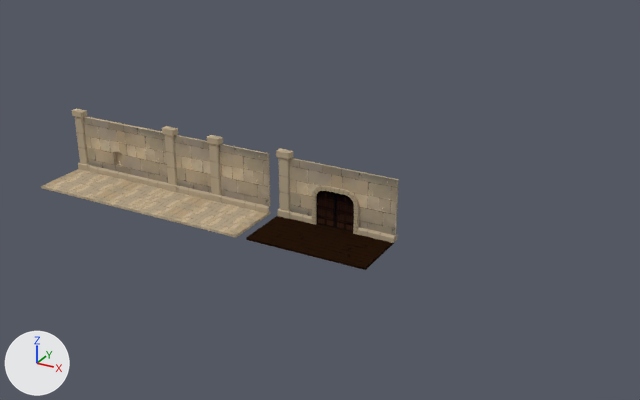
The Blender file Floor Varian 1/1. File/1_environment_bp.blend: old version first, new version second.
Camera for both pictures: a 50 mm lens placed at (29.0, -55.8, 29.9), pointed at (-0.5, -2.2, 3.1). Lighting does not change. The marker at lower left points along +X, +Y and +Z.

Objects in the first picture: 'Floor.001', 'Floor.002', 'Floor.003', 'Floor.004', 'Floor.005', 'Floor.006', 'Floor.007', 'Floor.008', 'Floor.009', 'Floor.010', 'Floor.011', 'Floor.012', 'Plane'.
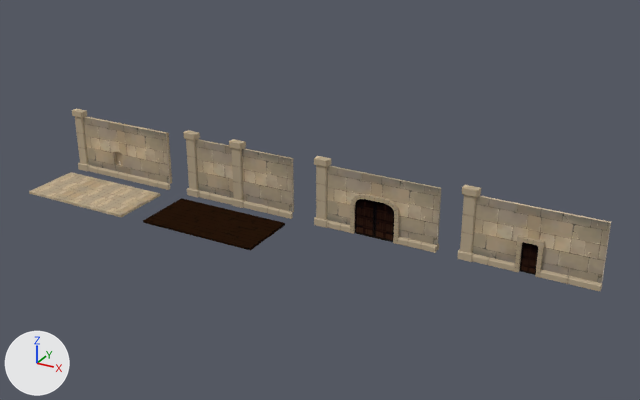
Patch to the scene script:
```diff
--- a/Floor Varian 1/1. File/1_environment_bp.blend.py
+++ b/Floor Varian 1/1. File/1_environment_bp.blend.py
@@ me_plane_001 @@
 # used by ob_plane; location = (0.13, -0.71, 1.63); rotation_euler = (1.571, 0.0, 0.0), in degrees (90, 0, 0)
 # verts and faces of me_plane_001; kept vertices keep their numbers, new ones are numbered from 44
-me_plane_001.from_pydata(...)  # 44 vertices, 26 faces; spans x -1.65..1.65, y -1.37..1.74, z 0.0..0.07
+me_plane_001.from_pydata(...)  # 134 vertices, 120 faces; spans x 0.0..1.64, y -1.16..1.94, z -0.04..0.06
+# me_plane_001 part 1: the loose piece of 22 vertices spanning x -1.65..-0.01, y -1.37..1.74, z 0.0..0.07 is moved by (1.65, 0.2, -0.04)
+# me_plane_001 part 2
+delete_vertices([1, 3, 4, 7, 8, 11, *range(20, 28), *range(36, 44)])  # with the faces that use them
+# me_plane_001 part 3: the surface is now shaded smooth
 me_plane_001.materials.append(mat_1_environment)
@@ ob_floor_001 @@
 ob_floor_001 = bpy.data.objects.new('Floor.001', me_cube_003)
-ob_floor_001.location = (-10.95, -2.99, 0.0)
+ob_floor_001.location = (-21.03, -4.35, 0.0)
@@ ob_floor_002 @@
 ob_floor_002 = bpy.data.objects.new('Floor.002', me_cube_001)
-ob_floor_002.location = (0.0, -2.93, 0.0)
+ob_floor_002.location = (-8.81, -4.29, 0.0)
 ob_floor_002.rotation_euler = (0.0, 0.0, 3.142)  # degrees (0, 0, 180)
@@ ob_floor_012 @@
-ob_floor_012 = bpy.data.objects.new('Floor.012', me_cube_004)
@@ ob_floor_009 @@
 ob_floor_009 = bpy.data.objects.new('Floor.009', me_cube_002)
-ob_floor_009.location = (-10.95, -0.68, 2.8)
+ob_floor_009.location = (-8.76, -0.68, 2.8)
 ob_floor_009.rotation_euler = (1.571, 0.0, 0.0)  # degrees (90, 0, 0)
@@ ob_floor_003 @@
 ob_floor_003 = bpy.data.objects.new('Floor.003', me_cube_006)
-ob_floor_003.location = (-10.95, -0.68, 2.8)
+ob_floor_003.location = (-8.76, -0.68, 2.8)
 ob_floor_003.rotation_euler = (1.571, 0.0, 0.0)  # degrees (90, 0, 0)
@@ ob_floor_004 @@
 ob_floor_004 = bpy.data.objects.new('Floor.004', me_cube_007)
-ob_floor_004.location = (-10.95, -0.68, 2.78)
+ob_floor_004.location = (-8.76, -0.68, 2.78)
 ob_floor_004.rotation_euler = (1.571, 0.0, 0.0)  # degrees (90, 0, 0)
@@ ob_floor_006 @@
 ob_floor_006 = bpy.data.objects.new('Floor.006', me_cube_009)
-ob_floor_006.location = (0.13, -0.68, 2.8)
+ob_floor_006.location = (3.47, -0.68, 2.8)
 ob_floor_006.rotation_euler = (1.571, 0.0, 0.0)  # degrees (90, 0, 0)
@@ ob_floor_008 @@
 ob_floor_008 = bpy.data.objects.new('Floor.008', me_cube_010)
-ob_floor_008.location = (0.13, -0.59, 2.8)
+ob_floor_008.location = (3.47, -0.59, 2.8)
 ob_floor_008.rotation_euler = (1.571, 0.0, 0.0)  # degrees (90, 0, 0)
@@ ob_floor_011 @@
 ob_floor_011 = bpy.data.objects.new('Floor.011', me_cube_012)
-ob_floor_011.location = (0.13, -0.68, 2.78)
+ob_floor_011.location = (3.47, -0.68, 2.78)
 ob_floor_011.rotation_euler = (1.571, 0.0, 0.0)  # degrees (90, 0, 0)
@@ ob_cube_003 @@
+ob_cube_003 = bpy.data.objects.new('Cube.003', me_cube_037)  # 20 vertices, 12 faces; spans x 0.47..0.924, y 0.202..0.765, z 1.265..1.735; modifiers MIRROR
+ob_cube_003.location = (15.31, -1.16, 1.28)
@@ ob_cube_001 @@
+ob_cube_001 = bpy.data.objects.new('Cube.001', me_cube_018)  # 42 vertices, 37 faces; spans x -0.9..0.0, y 0.23..0.73, z -1.0..1.7; modifiers MIRROR
+ob_cube_001.location = (15.31, -1.16, 1.28)
@@ ob_cube @@
+ob_cube = bpy.data.objects.new('Cube', me_cube_016)  # 120 vertices, 113 faces; spans x -1.2..0.0, y -0.12..0.1, z -1.2..1.2
+ob_cube.location = (15.91, -0.59, 1.48)
@@ ob_floor_015 @@
+ob_floor_015 = bpy.data.objects.new('Floor.015', me_cube_012.copy())  # the mesh of ob_floor_011; modifiers ARRAY
+ob_floor_015.location = (15.31, -0.68, 2.78)
+ob_floor_015.rotation_euler = (1.571, 0.0, 0.0)  # degrees (90, 0, 0)
@@ ob_floor_014 @@
+ob_floor_014 = bpy.data.objects.new('Floor.014', me_cube_014)  # 24 vertices, 19 faces; spans x -5.02..5.02, y -2.01..2.5, z -0.19..0.01
+ob_floor_014.location = (15.31, -0.68, 2.8)
+ob_floor_014.rotation_euler = (1.571, 0.0, 0.0)  # degrees (90, 0, 0)
@@ ob_floor_013 @@
+ob_floor_013 = bpy.data.objects.new('Floor.013', me_cube_013)  # 20 vertices, 12 faces; spans x -5.02..5.02, y -2.5..-1.97, z 0.01..0.24; modifiers MIRROR
+ob_floor_013.location = (15.31, -0.68, 2.8)
+ob_floor_013.rotation_euler = (1.571, 0.0, 0.0)  # degrees (90, 0, 0)
@@ ob_plane_001 @@
+ob_plane_001 = bpy.data.objects.new('Plane.001', me_plane_002)  # 134 vertices, 120 faces; spans x -1.65..0.0, y -1.16..1.94, z -0.04..0.06
+ob_plane_001.location = (5.12, -0.74, 1.43)
+ob_plane_001.rotation_euler = (1.571, 0.0, 0.0)  # degrees (90, 0, 0)
```

Where the change shows, as pixel boxes [x1, y1, x2, y2] in the pictures (640 x 400 px; the box of a moved part takes in the faces that stretch with it):
'Floor.008', moved
    before: [289, 158, 398, 236]
    after: [327, 166, 441, 245]
'Floor.014', added
    after: [472, 195, 611, 283]
'Floor.002', moved
    before: [246, 216, 395, 270]
    after: [143, 198, 285, 250]
'Floor.001', moved
    before: [133, 190, 271, 237]
    after: [29, 172, 160, 217]
'Floor.003', moved
    before: [174, 135, 270, 206]
    after: [195, 139, 294, 212]
'Floor.004', moved
    before: [162, 126, 223, 202]
    after: [183, 130, 246, 208]
'Floor.012', deleted
    before: [41, 169, 166, 211]
'Floor.011', moved
    before: [276, 148, 293, 219]
    after: [314, 156, 331, 228]
'Floor.015', added
    after: [457, 185, 481, 262]
'Floor.006', moved
    before: [290, 212, 398, 243]
    after: [327, 220, 439, 253]
'Floor.013', added
    after: [472, 254, 602, 291]
'Floor.009', moved
    before: [177, 185, 269, 213]
    after: [198, 190, 293, 219]
'Plane.001', added
    after: [374, 201, 394, 242]
'Cube', added
    after: [520, 242, 538, 275]
'Cube.001', added
    after: [514, 237, 544, 278]
'Cube.003', added
    after: [517, 235, 545, 248]
part 1 of me_plane_001, moved or reshaped
    before: [317, 191, 336, 228]
    after: [355, 199, 375, 238]
part 2 of me_plane_001, deleted (black)
    before: [335, 193, 354, 232]
